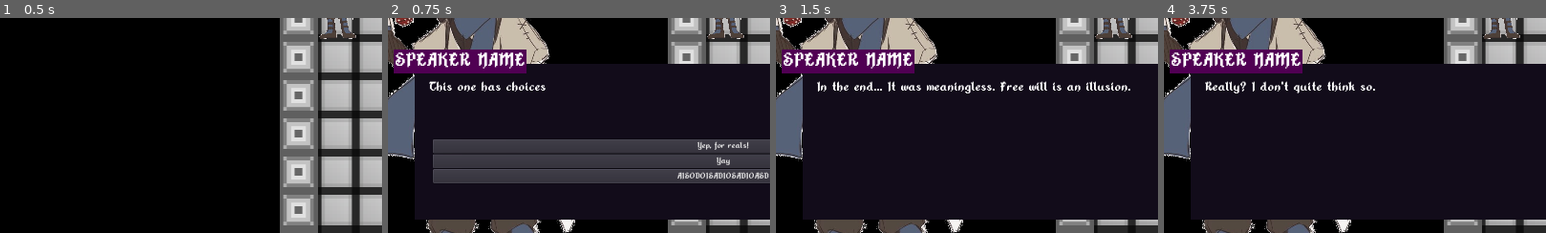
Above: before the commit, frames 1-4 (left to right).
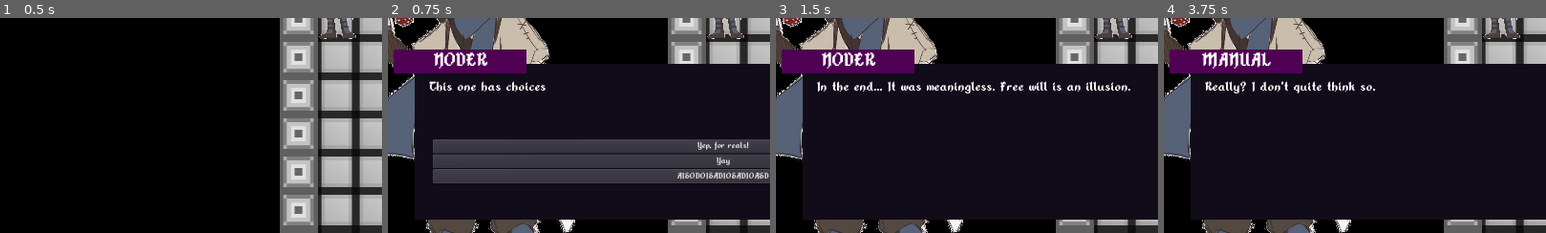
Above: after the commit, the same moments.

Repository: Xpost2000/G.G.D.C.-Team-Project
Game: Godot game, scene res://main_scene/MainGameScreen.tscn
Two runs of this game, one before a commit and one after it. Both use one fixed random seed, a clock stepped at 60 frames per second and the inputs below.
Inputs:
- Up to frame 1 (0.5 s): no input
- Up to frame 2 (0.75 s): tap Enter (game_interact_action) at 0.5, 0.6 s; hold Right (ui_right) from 0.53 s (still down)
- Up to frame 3 (1.5 s): release Right (ui_right) at 1.25 s; click "Yep, for reals!" at 1.25 s
- Up to frame 4 (3.75 s): click "Continue..." at 2 s; click "Continue..." at 2.75 s; tap Space at 3.5 s; hold Down (ui_down) from 3.53 s (still down); tap Enter (game_interact_action) at 3.6 s
The pictures show only the part of the screen within x 6-56%, y 50-100%; the shares and areas given below are measured in that part.

Frame 1 is identical in both runs. In frame 2, 1.5% of the frame differs, in the area x 2-36%, y 16-24%; in frame 3, 1.5%; in frame 4, 1.6%.

Commit message:
Set type flag... Didn't expect to miss that...

Diff:
--- a/ui/DialogueUI.gd
+++ b/ui/DialogueUI.gd
@@ -13,7 +13,7 @@
 
 onready var dialogue_speaker_portrait = $DialogueCharacterPortrait;
 onready var dialogue_text = $DialogueBackground/DialogueText;
-onready var dialogue_speaker_name = $DialogueBackground/SpeakerTextLabelContainer/DialogueText;
+onready var dialogue_speaker_name = $DialogueBackground/SpeakerTextLabelContainer/SpeakerName;
 onready var dialogue_choices_container = $DialogueBackground/ChoicesContainer;
 onready var dialogue_continue_prompt = $DialogueBackground/ContinuePrompt;
 
@@ -39,6 +39,7 @@
 
 func make_manual_speaker(name, speaker_portrait_path):
 	var new_dialogue_speaker = DialogueSpeaker.new();
+	new_dialogue_speaker.type = DIALOGUE_SPEAKER_MANUAL_SPECIFIED;
 	new_dialogue_speaker.name = name;
 	new_dialogue_speaker.speaker_portrait_path = speaker_portrait_path;
 	return new_dialogue_speaker;
@@ -128,8 +129,12 @@
 			dialogue_text.text = current_scene_object.text;
 
 			match current_scene_object.speaker.type:
-				DIALOGUE_SPEAKER_NODE_IN_LEVEL: pass; #TODO
-				DIALOGUE_SPEAKER_MANUAL_SPECIFIED: pass; #TODO
+				DIALOGUE_SPEAKER_NODE_IN_LEVEL:
+					dialogue_speaker_name.text = "NODER";
+					pass;
+				DIALOGUE_SPEAKER_MANUAL_SPECIFIED:
+					dialogue_speaker_name.text = "MANUAL";
+					pass;
 
 			if current_scene_object.choices && len(current_scene_object.choices) > 0:
 				dialogue_continue_prompt.hide();
